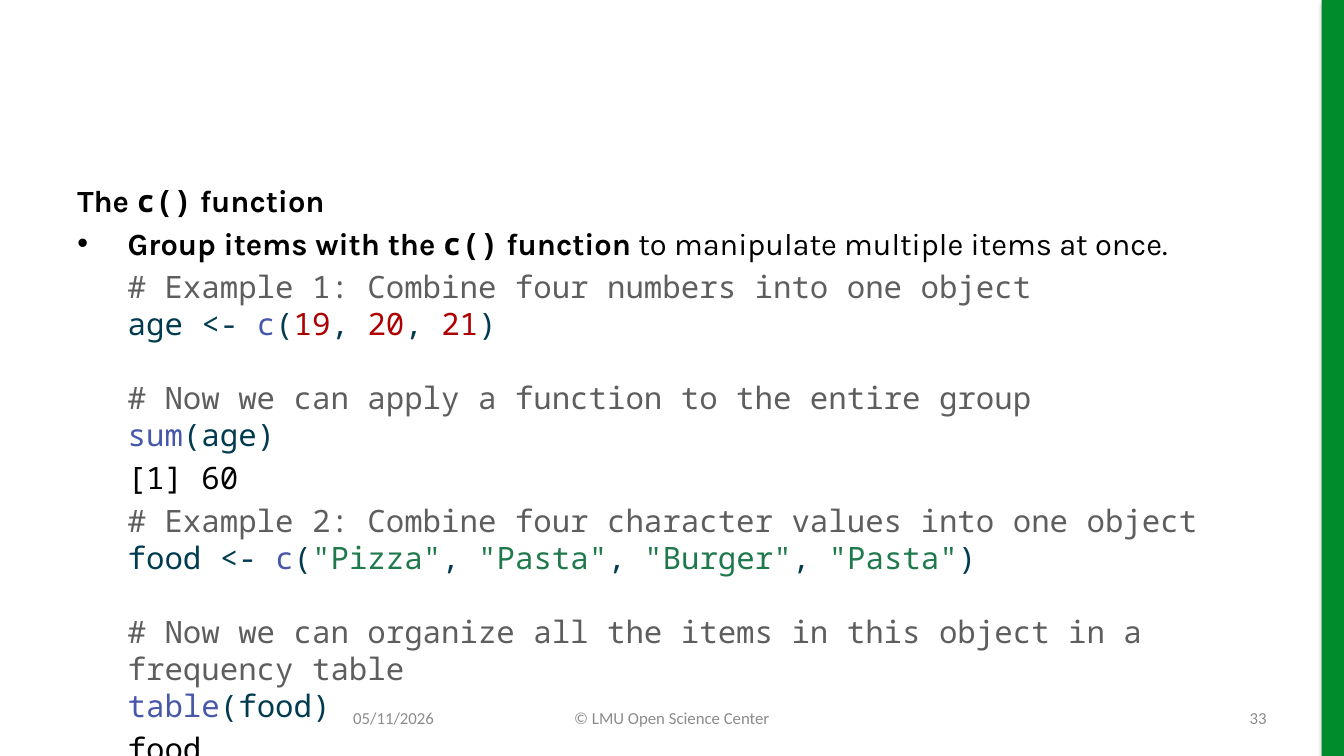
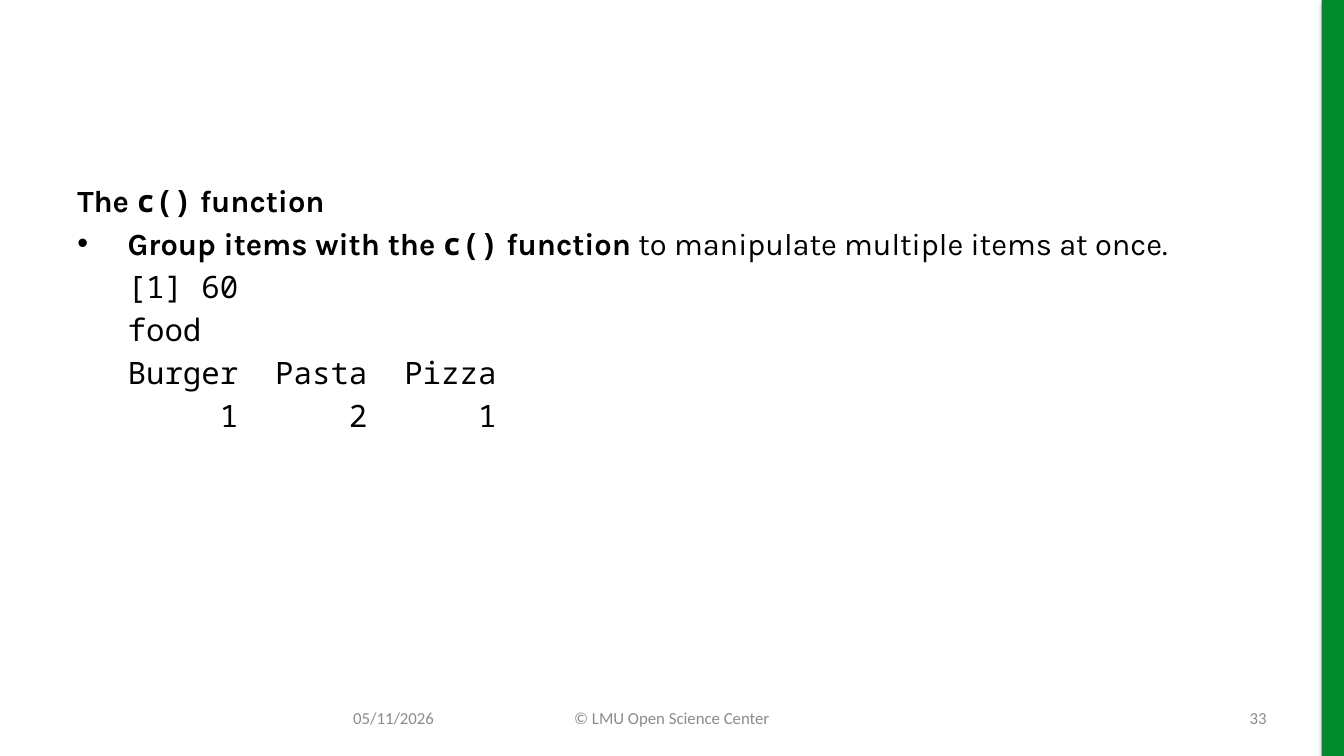
Before and after one commit to lmu-osc/slides-r-part-I, a slide deck: slide 33 of slides-r-part-I.pptx. Drawn at 1344x756 pixels with LibreOffice and Linux fonts; fonts in the diff are those of the drawing; background and template pictures are left out. Boxes give left, top, right and bottom in pixels: in the first picture for what was removed or moved away, otherwise in the second. Text is boxed around its words. In the diff, an @@ line names an element or a change of style, - is before the commit and + after.

```diff
--- a/slides-r-part-I.pptx
+++ b/slides-r-part-I.pptx
@@ text at (128, 274, 1032, 454): paragraph removed @@
-# Example 1: Combine four numbers into one object
-age <- c(19, 20, 21)
-# Now we can apply a function to the entire group
-sum(age)
@@ text at (128, 508, 1198, 688): paragraph removed @@
-# Example 2: Combine four character values into one object
-food <- c("Pizza", "Pasta", "Burger", "Pasta")
-# Now we can organize all the items in this object in a frequency table
-table(food)
```
Also in this commit, not shown: 29 other slides changed, 34 other files.
